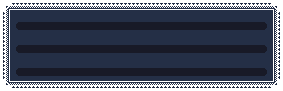
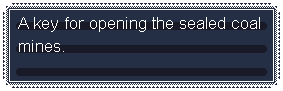
Before/after of a 283px x 91px layered artwork. What changed in the layer stack:
added layer "EN" above "JP" over [18, 17, 260, 52]
